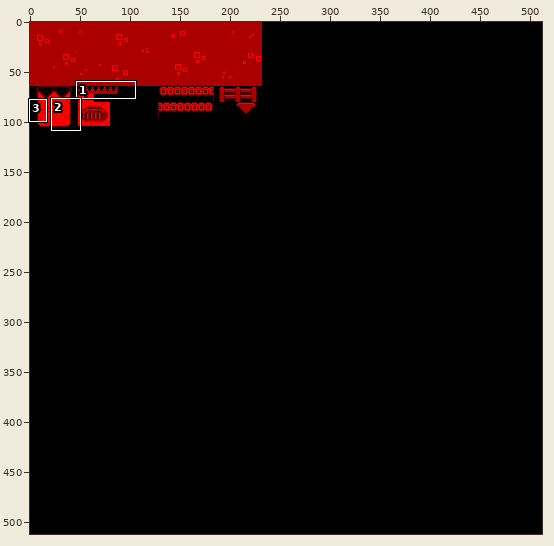
Sprite sheet -- assets/images/Tilesets/OuterTiles.png. The first picture is a wide view before the edit; the outline marks the close-up.
Close-up. Before the commit:
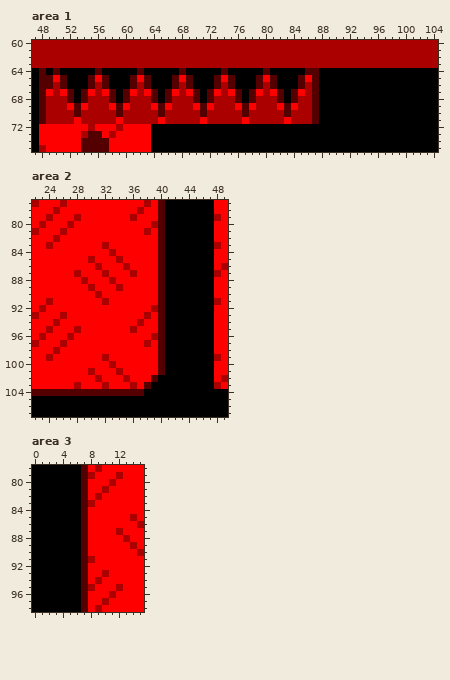
The file is 512x512 pixels. Shown: area 1: x 47..104, y 60..75; area 2: x 22..49, y 77..107; area 3: x 0..15, y 78..98.
New version:
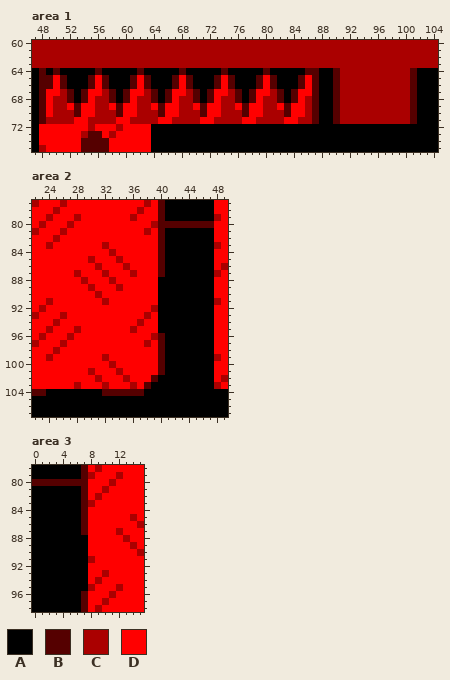
Palette (. is transparent): A #000000  B #550000  C #aa0000  D #ff0000
Diff:
Changed rows in their new state; - is an unchanged pixel.
Area 1:
first column x 49:
64 -----------------------------------------BCCCCCCCCCCB
65 -----------------------------------------BCCCCCCCCCCB
66 -D-----D-----D-----D-----D-----D-----D---BCCCCCCCCCCB
67 -DC----DC----DC----DC----DC----DC----D---BCCCCCCCCCCB
68 D-----D-----D-----D-----D-----D-----D----BCCCCCCCCCCB
69 D-----D-----D-----D-----D-----D-----D----BCCCCCCCCCCB
70 D----DD----DD----DD----DD----DD----DD----BCCCCCCCCCCB
71 -----D-----D-----D-----D-----D-----D-----BCCCCCCCCCCB
Area 2:
first column x 41:
 80 BBBBBBB
first column x 40:
 88 A
 89 A
 90 A
 91 A
 92 A
 93 A
 94 A
 95 A
first column x 24:
104 AAAAAAAA
Area 3:
first column x 0:
80 BBBBBBB
first column x 7:
88 A
89 A
90 A
91 A
92 A
93 A
94 A
95 A
Boxes around the changes in both close-ups, in picture pixels (x1, y1, x2, y2):
changed: (46, 68, 417, 124)
changed: (165, 221, 214, 228)
changed: (158, 277, 165, 333)
changed: (46, 389, 102, 396)
changed: (32, 479, 81, 486)
changed: (81, 535, 88, 591)
